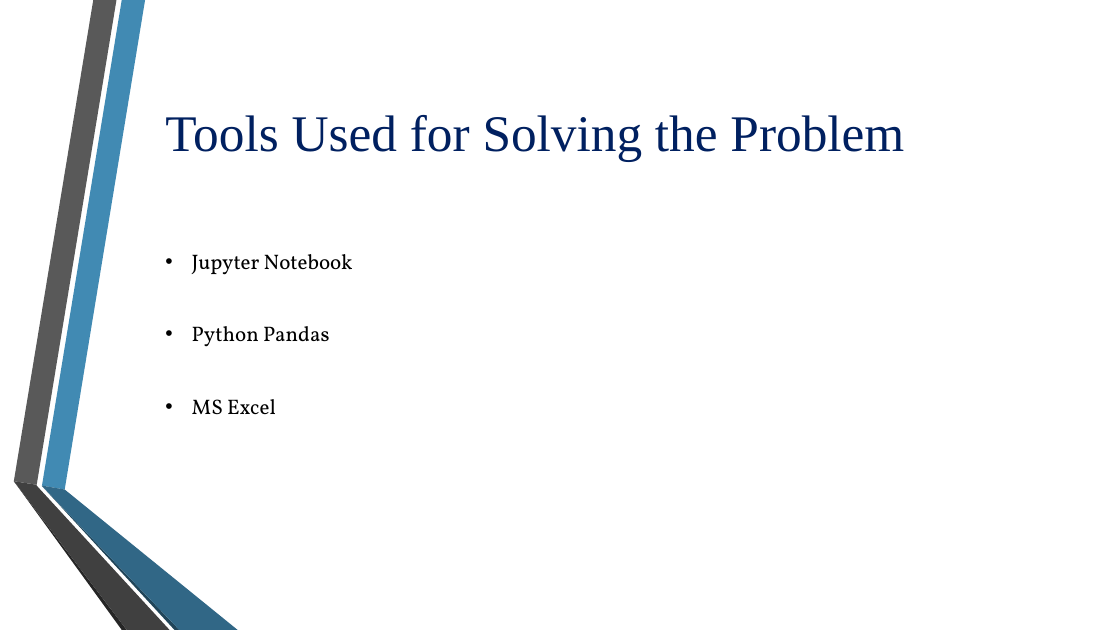
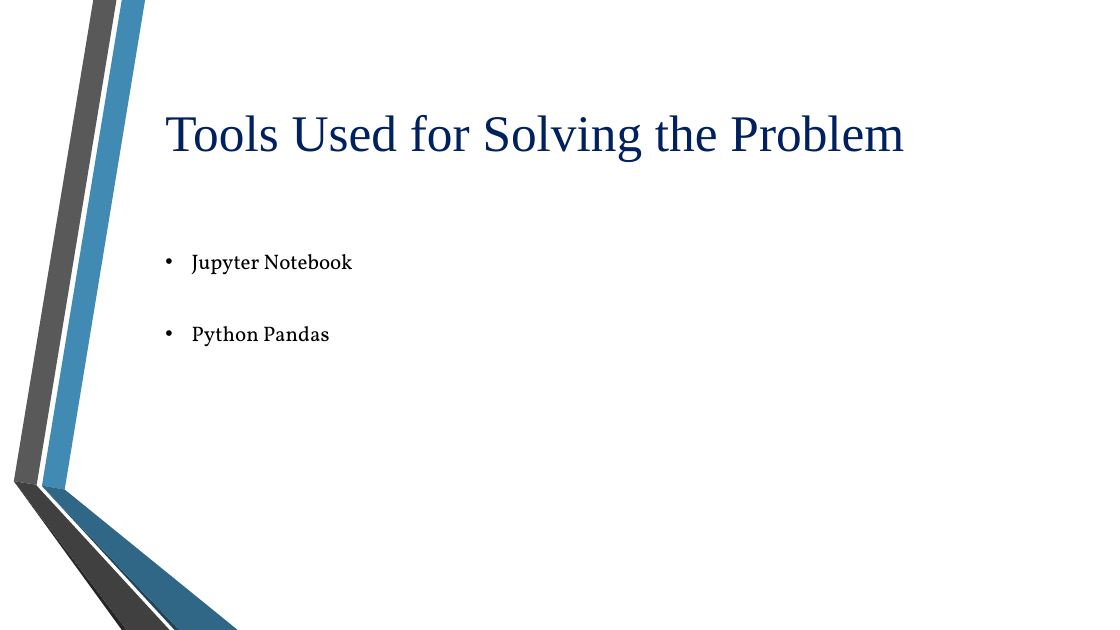
Before and after one commit to nimisha026/COVID-19, a slide deck: slide 10 of Covid-19 project.pptx (slide 11 before the commit). Drawn at 1120x630 pixels with LibreOffice and Linux fonts; fonts in the diff are those of the drawing; background and template pictures are left out. Boxes give left, top, right and bottom in pixels: in the first picture for what was removed or moved away, otherwise in the second. Text is boxed around its words. In the diff, an @@ line names an element or a change of style, - is before the commit and + after.

```diff
--- a/Covid-19 project.pptx
+++ b/Covid-19 project.pptx
@@ text at [192, 399, 276, 414]: paragraph removed @@
-• MS Excel
```
Also in this commit, not shown: 2 other slides changed, 1 slide removed.
